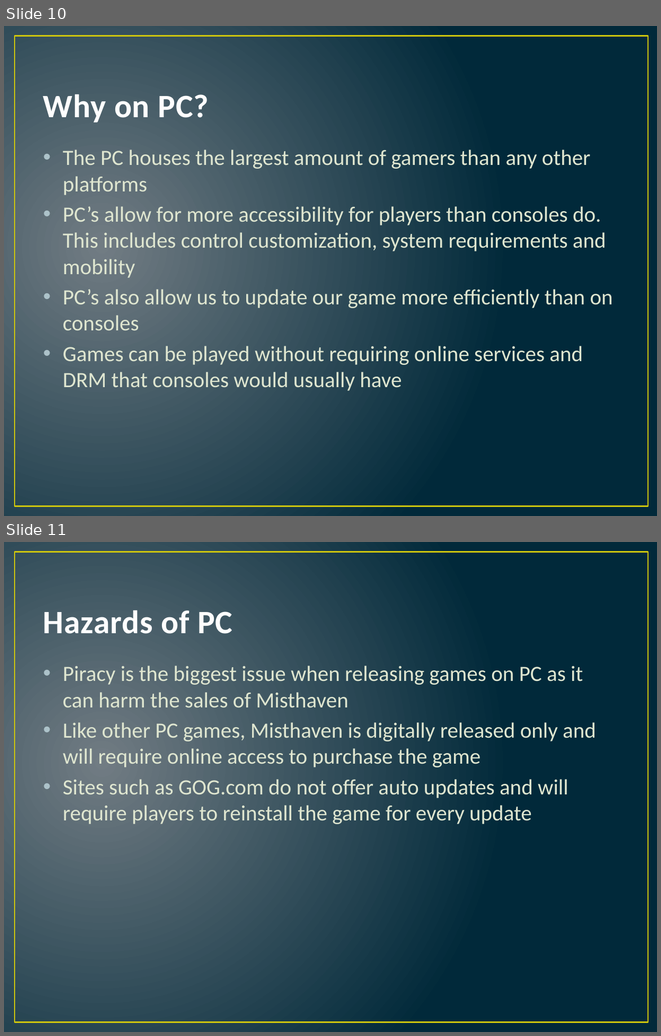
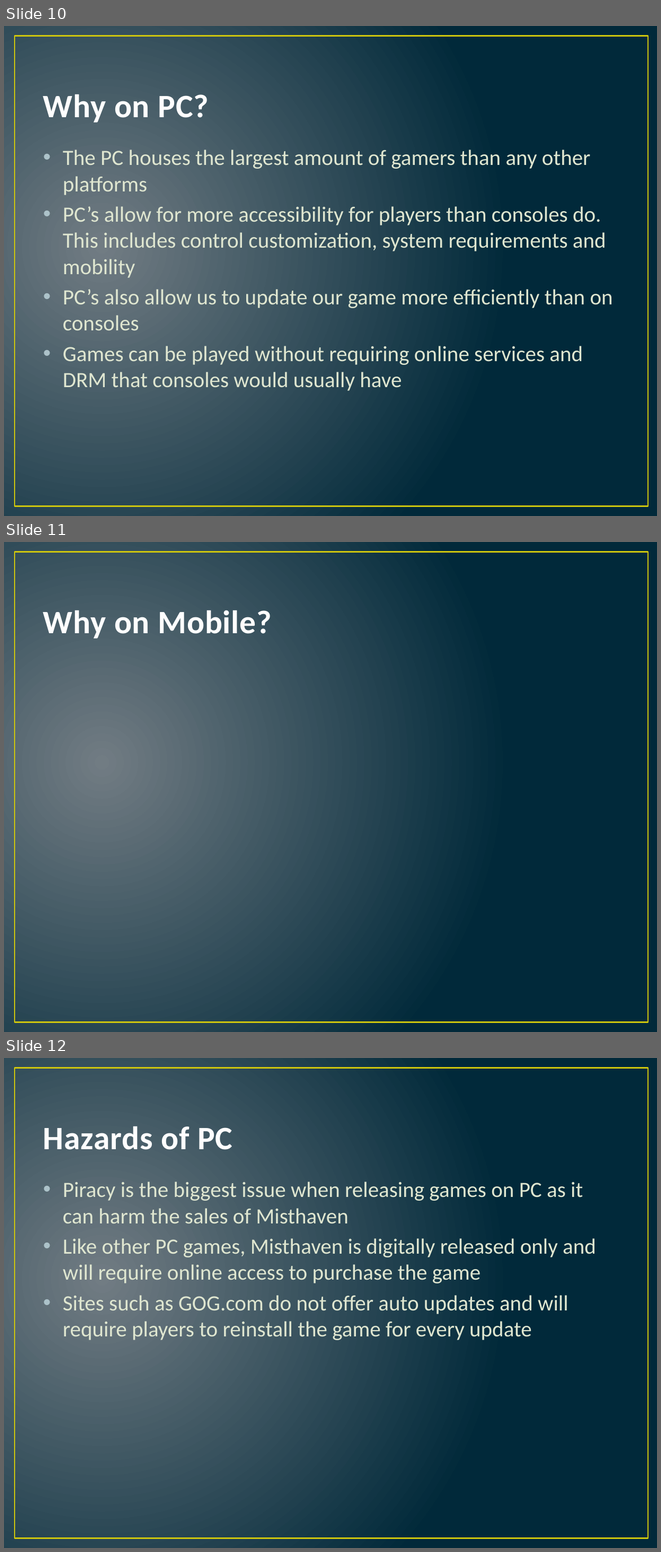
Before and after one commit to Acularius/Pixel-Brother, a slide deck: Assignment/Marketing Presentation/Marketing Presentation Final.pptx. Shown one above the other, each under a label of ours: slides 10 and 11 before the commit, slides 10, 11 and 12 after it. The pictures are 661x1036 and 661x1552 pixels, drawn with LibreOffice and Linux fonts; fonts in the diff are those of the drawing. Boxes give left, top, right and bottom in pixels: in the first picture for what was removed or moved away, otherwise in the second. Text is boxed around its words. In the diff, an @@ line names an element or a change of style, - is before the commit and + after.

Commit message:
Mobility supprot
Not sure about mobile stuff but I added some stuff thanks to Aaron, plus
I changed the wordings that he messaged me about adding the game to
mobiles

```diff
--- a/Assignment/Marketing Presentation/Marketing Presentation Final.pptx
+++ b/Assignment/Marketing Presentation/Marketing Presentation Final.pptx
@@ slide 11 added at [4,542,657,1032], background gradient #717C84 to #01293A; not listed: 1 template element that a slide beside it also shows @@
@@ title added at [43,610,272,638], 36 pt, text #FEFEFE, bold @@
+Why on Mobile?
@@ what was slide 11 is now slide 12 @@
```
Also in this commit, not shown: 2 slides changed.
